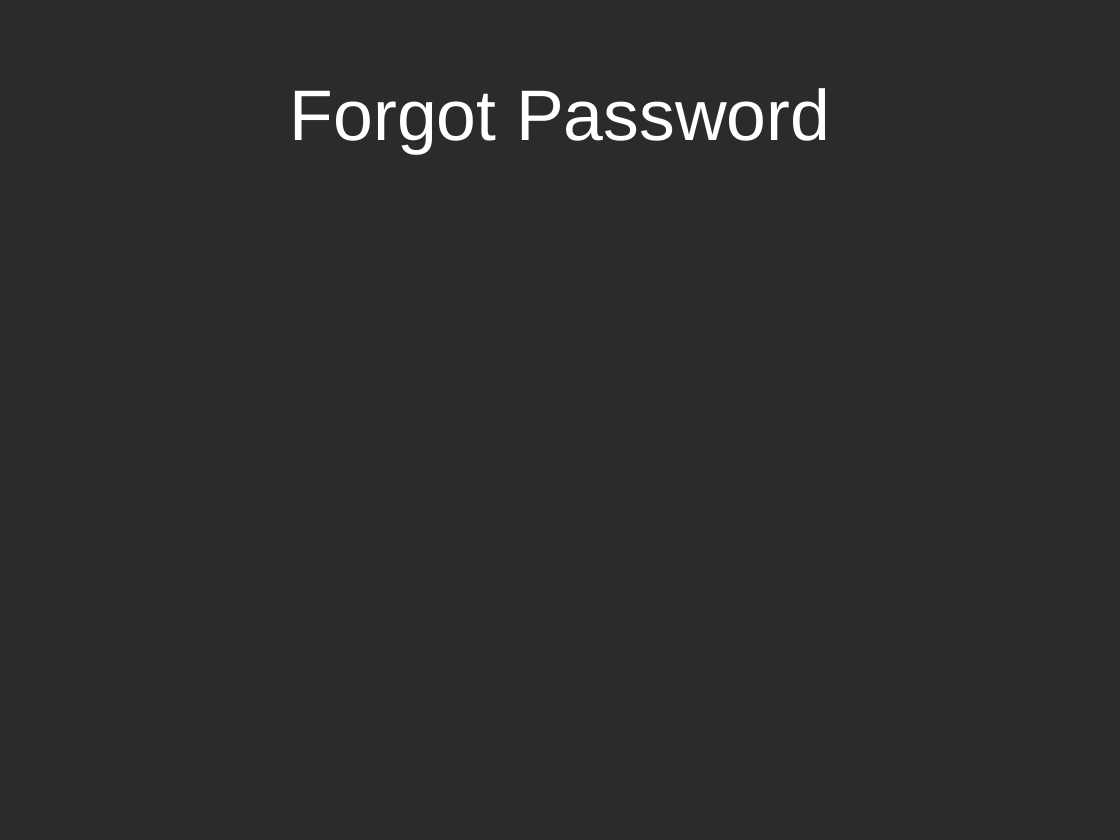
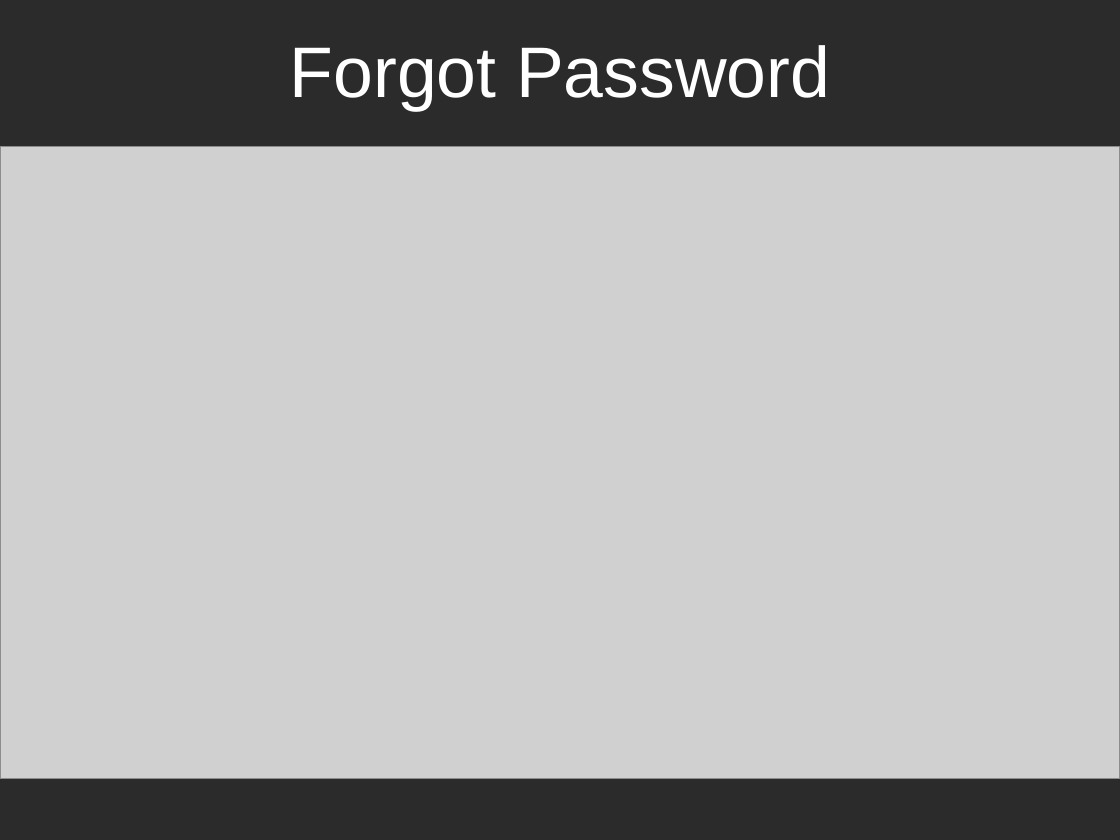
Before and after one commit to sujaypatel/Stock-Virtual-Machine-Website, a slide deck: slide 5 of svmpresentation.pptx (slide 8 before the commit). Drawn at 1120x840 pixels with LibreOffice and Linux fonts; fonts in the diff are those of the drawing; grey boxes stand for pictures; background and template pictures are left out; a plain dark background stands for a picture behind light text. Boxes give left, top, right and bottom in pixels: in the first picture for what was removed or moved away, otherwise in the second. Text is boxed around its words. In the diff, an @@ line names an element or a change of style, - is before the commit and + after.

```diff
--- a/svmpresentation.pptx
+++ b/svmpresentation.pptx
@@ title "Forgot Password": place and size @@
-title "Forgot Password" at (290, 88, 830, 154)
+title "Forgot Password" at (290, 45, 830, 111)
@@ picture added at (0, 147, 1120, 778) @@
```
Also in this commit, not shown: 8 other slides changed.
